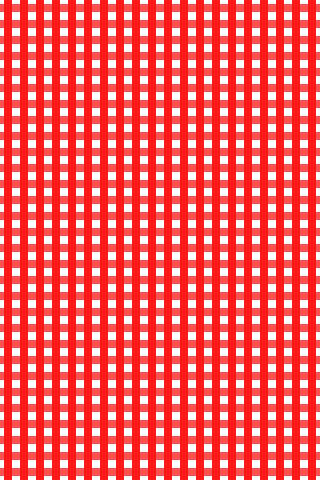
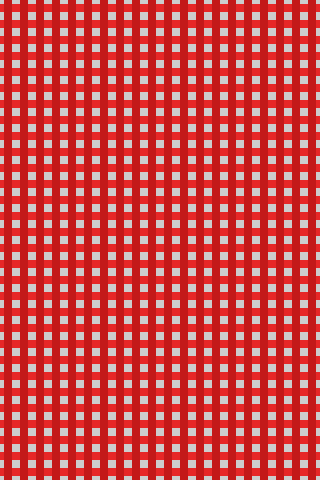
Layered file, before and after one edit (320x480). Changes by layer:
removed layer "New Layer" over [0, 0, 320, 480]
painted on "Background" over [0, 0, 320, 480]
